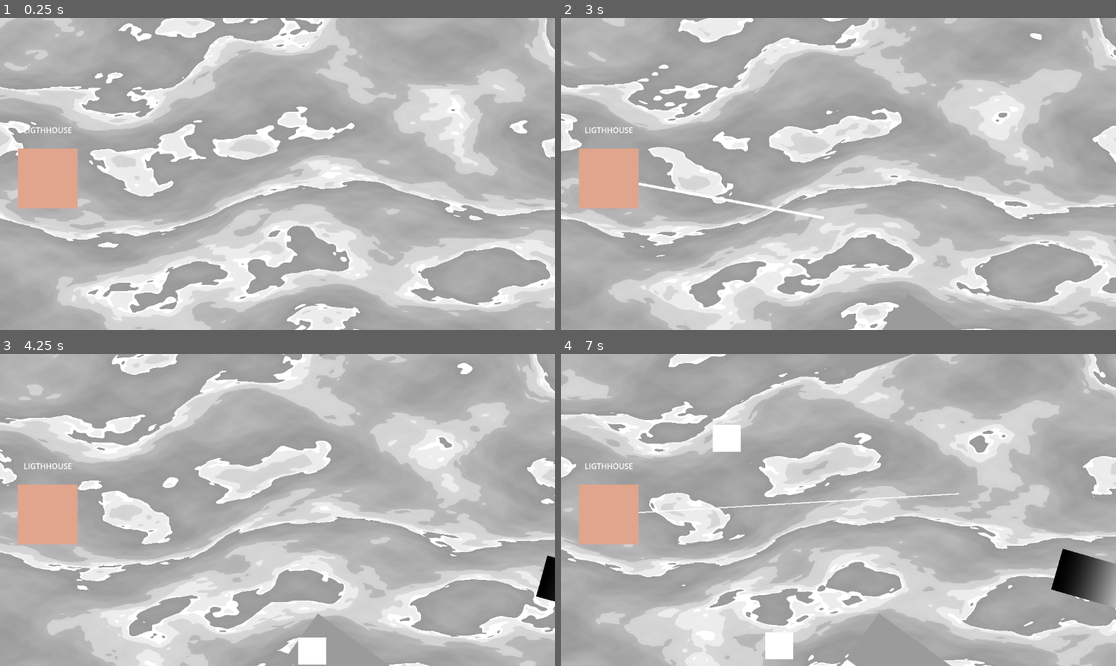
Above: before the commit, frames 1-4 (two rows, left to right).
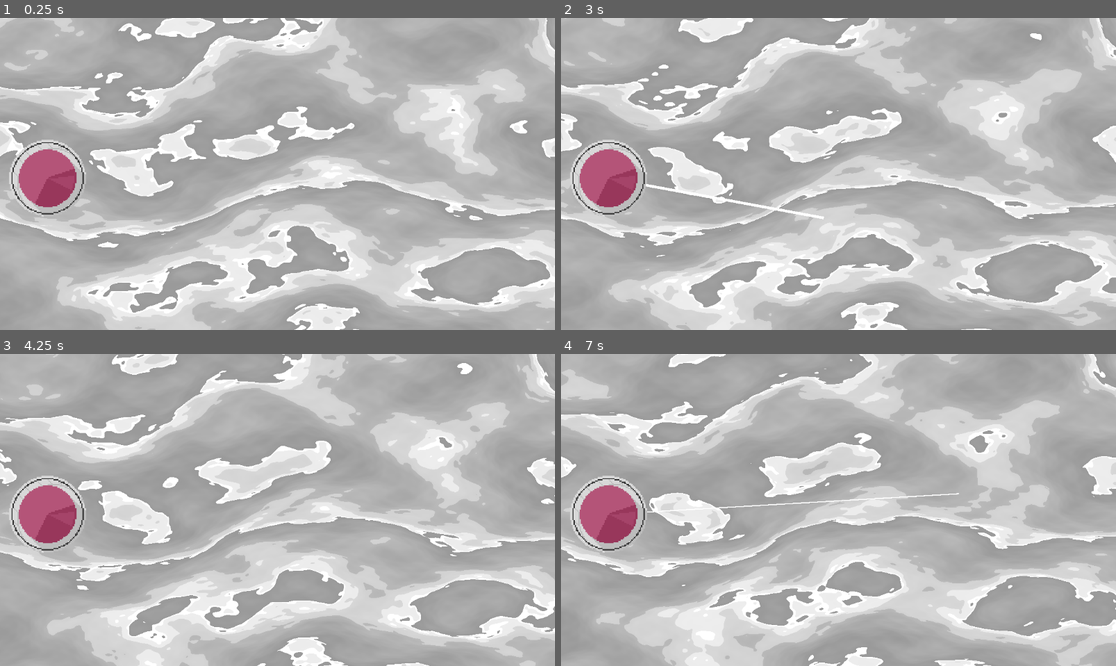
Above: after the commit, the same moments.

Repository: IdeaBanana/PashtetJam5
Game: Godot game, scene res://Scenes/GameScene.tscn
Two runs of this game, one before a commit and one after it. Both use one fixed random seed, a clock stepped at 60 frames per second and the inputs below.
Inputs (mouse positions are in pixels of both pictures, inside the frame that each line leads up to):
- Up to frame 1 (0.25 s): no input
- Up to frame 2 (3 s): move the mouse to (960, 158) at 0.52 s; click (960, 158) at 0.67 s; move the mouse to (727, 189) at 1.27 s; click (727, 189) at 1.42 s; move the mouse to (894, 105) at 2.02 s; click (894, 105) at 2.17 s; move the mouse to (810, 236) at 2.77 s; click (810, 236) at 2.92 s
- Up to frame 3 (4.25 s): move the mouse to (444, 556) at 3.52 s; click (444, 556) at 3.67 s
- Up to frame 4 (7 s): move the mouse to (672, 463) at 4.27 s; click (672, 463) at 4.42 s; move the mouse to (866, 510) at 5.02 s; click (866, 510) at 5.17 s; move the mouse to (755, 432) at 5.77 s; click (755, 432) at 5.92 s; move the mouse to (960, 494) at 6.52 s; click (960, 494) at 6.67 s

The runs differ from the first frame. In frame 1, 2.6% of the frame differs, in the area x 1-16%, y 34-64%; in frame 2, 2.7%; in frame 3, 3.2%; in frame 4, 5.3%, in the area x 1-100%, y 0-100%.

Commit message:
added list

Diff:
--- a/Scenes/GameScene.tscn
+++ b/Scenes/GameScene.tscn
@@ -13,5 +13,6 @@
 position = Vector2(99, 333)
 
 [node name="Spawner" parent="." instance=ExtResource("3_q0lko")]
+position = Vector2(-3, 3)
 
 [editable path="Lighthouse"]
--- /dev/null
+++ b/Scenes/GunBoatShip.tscn
@@ -0,0 +1,29 @@
+[gd_scene load_steps=5 format=3 uid="uid://qrn4imf7fx0y"]
+
+[ext_resource type="Script" path="res://Scripts/GunBoat.gd" id="1_uj04s"]
+[ext_resource type="Script" path="res://Scripts/Hp.gd" id="2_sbpl8"]
+[ext_resource type="Script" path="res://Scripts/GunboatMover.gd" id="3_k7f4t"]
+
+[sub_resource type="RectangleShape2D" id="RectangleShape2D_17vnk"]
+size = Vector2(196, 104)
+
+[node name="EnemyShip" type="CharacterBody2D" node_paths=PackedStringArray("hpNode")]
+script = ExtResource("1_uj04s")
+hpNode = NodePath("Collision")
+
+[node name="Collision" type="CollisionShape2D" parent="." node_paths=PackedStringArray("parent")]
+shape = SubResource("RectangleShape2D_17vnk")
+script = ExtResource("2_sbpl8")
+parent = NodePath("..")
+
+[node name="ShipMover" type="Node2D" parent="." node_paths=PackedStringArray("ship")]
+script = ExtResource("3_k7f4t")
+ship = NodePath("..")
+speed = 75.0
+
+[node name="ColorRect" type="ColorRect" parent="."]
+offset_left = -98.0
+offset_top = -52.0
+offset_right = 98.0
+offset_bottom = 52.0
+color = Color(0.111197, 0.111197, 0.111197, 1)
--- a/Scenes/Lighthouse.tscn
+++ b/Scenes/Lighthouse.tscn
@@ -1,32 +1,24 @@
-[gd_scene load_steps=11 format=3 uid="uid://cbrs2jaw27o6m"]
+[gd_scene load_steps=10 format=3 uid="uid://cbrs2jaw27o6m"]
 
 [ext_resource type="Script" path="res://Scripts/Lighthouse.gd" id="1_8up3y"]
 [ext_resource type="Script" path="res://Scripts/Hp.gd" id="2_18s0u"]
 [ext_resource type="Script" path="res://Scripts/LightWeapon.gd" id="2_f3un0"]
 [ext_resource type="Script" path="res://Scripts/Light.gd" id="3_ou5cv"]
+[ext_resource type="Texture2D" uid="uid://bajo002ap84iw" path="res://Assets/image.png" id="5_2qnln"]
 
-[sub_resource type="RectangleShape2D" id="RectangleShape2D_cg6xx"]
-size = Vector2(124, 124)
+[sub_resource type="CircleShape2D" id="CircleShape2D_cmi1n"]
+radius = 81.0247
 
 [sub_resource type="RectangleShape2D" id="RectangleShape2D_6wx77"]
 size = Vector2(113, 108)
 
-[sub_resource type="Curve" id="Curve_i1fui"]
-_data = [Vector2(0.505495, 0.879121), 0.0, 0.0, 0, 0]
-point_count = 1
+[sub_resource type="AtlasTexture" id="AtlasTexture_lfpli"]
+atlas = ExtResource("5_2qnln")
+region = Rect2(0, 0, 64, 64)
 
-[sub_resource type="Curve" id="Curve_5dkes"]
-_data = [Vector2(0.467033, 0.648352), 0.0, 0.0, 0, 0]
-point_count = 1
-
-[sub_resource type="Curve" id="Curve_uxp88"]
-_data = [Vector2(0.494506, 0.549451), 0.0, 0.0, 0, 0]
-point_count = 1
-
-[sub_resource type="CurveXYZTexture" id="CurveXYZTexture_hdl8b"]
-curve_x = SubResource("Curve_i1fui")
-curve_y = SubResource("Curve_5dkes")
-curve_z = SubResource("Curve_uxp88")
+[sub_resource type="AtlasTexture" id="AtlasTexture_tr3j7"]
+atlas = ExtResource("5_2qnln")
+region = Rect2(64, 0, 64, 64)
 
 [node name="Lighthouse" type="CharacterBody2D" node_paths=PackedStringArray("HpNode", "AttackNode")]
 script = ExtResource("1_8up3y")
@@ -34,7 +26,7 @@
 AttackNode = NodePath("Light/LightAttack")
 
 [node name="AbstractHp" type="CollisionShape2D" parent="." node_paths=PackedStringArray("parent")]
-shape = SubResource("RectangleShape2D_cg6xx")
+shape = SubResource("CircleShape2D_cmi1n")
 script = ExtResource("2_18s0u")
 parent = NodePath("..")
 
@@ -58,16 +50,14 @@
 timeBetweenAttack = 0.15
 
 [node name="CollisionShape2D" type="CollisionShape2D" parent="Light/LightAttack"]
-position = Vector2(54.5, 0)
 shape = SubResource("RectangleShape2D_6wx77")
 
 [node name="Sprite" type="Sprite2D" parent="."]
-scale = Vector2(0.484375, 124)
-texture = SubResource("CurveXYZTexture_hdl8b")
+position = Vector2(7.62939e-06, 1.13687e-13)
+scale = Vector2(2.5, 2.5)
+texture = SubResource("AtlasTexture_lfpli")
 
-[node name="Label" type="Label" parent="."]
-offset_left = -50.0
-offset_top = -112.0
-offset_right = 51.0
-offset_bottom = -89.0
-text = "LIGTHHOUSE"
+[node name="Sprite2D" type="Sprite2D" parent="."]
+position = Vector2(3.8147e-06, 0)
+scale = Vector2(2.5, 2.5)
+texture = SubResource("AtlasTexture_tr3j7")
--- a/Scenes/SloopShip.tscn
+++ b/Scenes/SloopShip.tscn
@@ -23,6 +23,7 @@
 [node name="ShipMover" type="Node2D" parent="." node_paths=PackedStringArray("area", "ship")]
 script = ExtResource("3_8ugg2")
 area = NodePath("../AbstractAttack")
+maxDistance = 500.0
 ship = NodePath("..")
 speed = 100.0
 
--- a/Scenes/menu/main_menu.tscn
+++ b/Scenes/menu/main_menu.tscn
@@ -121,6 +121,21 @@
 	play(\"start\")
 "
 
+[sub_resource type="Animation" id="Animation_4bwt2"]
+length = 0.001
+tracks/0/type = "value"
+tracks/0/imported = false
+tracks/0/enabled = true
+tracks/0/path = NodePath("Secretanim/SecretLabel:modulate")
+tracks/0/interp = 1
+tracks/0/loop_wrap = true
+tracks/0/keys = {
+"times": PackedFloat32Array(0),
+"transitions": PackedFloat32Array(1),
+"update": 0,
+"values": [Color(1, 1, 1, 0)]
+}
+
 [sub_resource type="Animation" id="Animation_4iu0o"]
 resource_name = "secret"
 tracks/0/type = "value"
@@ -134,21 +149,6 @@
 "transitions": PackedFloat32Array(1, 1),
 "update": 0,
 "values": [Color(1, 1, 1, 0), Color(1, 1, 1, 1)]
-}
-
-[sub_resource type="Animation" id="Animation_4bwt2"]
-length = 0.001
-tracks/0/type = "value"
-tracks/0/imported = false
-tracks/0/enabled = true
-tracks/0/path = NodePath("Secretanim/SecretLabel:modulate")
-tracks/0/interp = 1
-tracks/0/loop_wrap = true
-tracks/0/keys = {
-"times": PackedFloat32Array(0),
-"transitions": PackedFloat32Array(1),
-"update": 0,
-"values": [Color(1, 1, 1, 0)]
 }
 
 [sub_resource type="AnimationLibrary" id="AnimationLibrary_bpxbg"]
--- a/Scripts/Spawner.gd
+++ b/Scripts/Spawner.gd
@@ -7,9 +7,9 @@
 @export var spawnTimer: Timer
 
 @export_group("Sheeps")
-@export var gunBoatSheep: PackedScene =  preload("res://Scenes/GunBoatSheep.tscn")
-@export var sloopSheep: PackedScene = preload("res://Scenes/SloopShip.tscn")
-@export var frigateSheep: PackedScene = preload("res://Scenes/FrigateShip.tscn")
+@export var gunBoatShip: PackedScene =  preload("res://Scenes/GunBoatSheep.tscn")
+@export var sloopShip: PackedScene = preload("res://Scenes/SloopShip.tscn")
+@export var frigateShip: PackedScene = preload("res://Scenes/FrigateShip.tscn")
 var shipArray: Array[PackedScene]
 var currentSceneShips: Array[EnemyShip]
 
@@ -25,29 +25,10 @@
 @export var minSpawnTime: float = 0.5
 
 func _ready():
-	initializeSheepArray()
-	spawnTimer.autostart = true
-	spawnTimer.start(randf_range(minSpawnTime, maxSpawnTime))
-	spawnTimer.timeout.connect(_OnSpawnTimerTimeout)
+	pass
 
-func _OnSpawnTimerTimeout():
-	spawnShip()
+func GetRandomShip():
+	pass
 
-func initializeSheepArray(newArray: Array[PackedScene] = []):
-	if newArray and shipArray.size() > 0:
-		shipArray.append_array(newArray)
-	shipArray = [gunBoatSheep, sloopSheep, frigateSheep]
-
-func spawnShip():
-	var spawn := GetRandomSpawn()
-	var shipInstance := GetRandomShip().instantiate()
-	shipInstance.global_position = spawn.global_position
-	add_child(shipInstance)
-
-func GetRandomShip() -> PackedScene:
-	var randomShip: PackedScene = shipArray.pick_random()
-	return randomShip
-
-func GetRandomSpawn() -> Marker2D:
-	var randomSpawn: Marker2D = spawnMarkerParent.get_child(spawnMarkerParent.get_children().find(spawnMarkerParent.get_children().filter(func(child): return child is Marker2D).pick_random()))
-	return randomSpawn
+func GetRandomSpawn():
+	pass
Binary file added: Assets/image.png
Not shown, added: Assets/image.png.import
